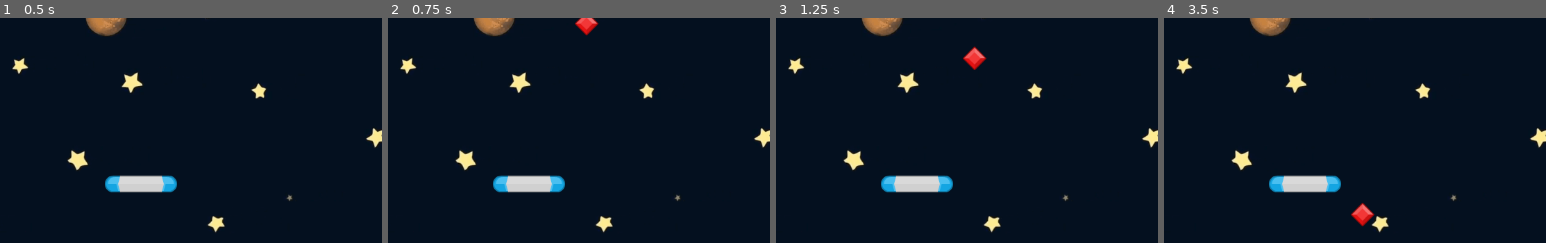
Above: before the commit, frames 1-4 (left to right).
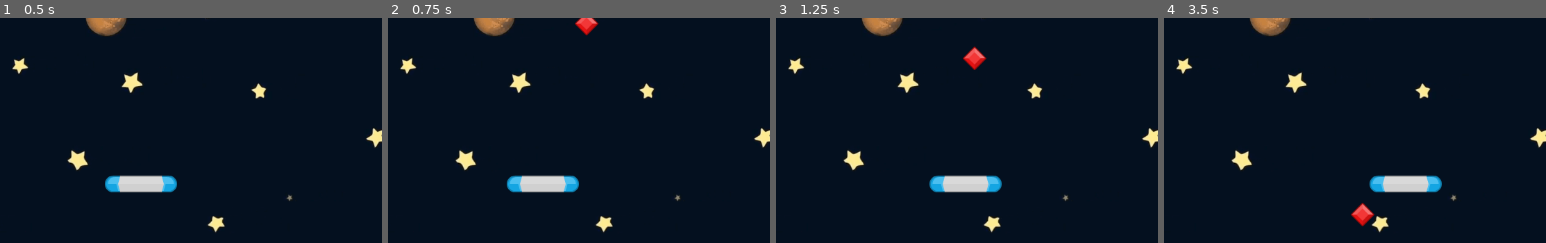
Above: after the commit, the same moments.

Repository: pmatos2000/godot_study
Game: Godot game, scene res://scenes/game.tscn
Two runs of this game, one before a commit and one after it. Both use one fixed random seed, a clock stepped at 60 frames per second and the inputs below.
Inputs:
- Up to frame 1 (0.5 s): no input
- Up to frame 2 (0.75 s): tap Enter at 0.5 s; hold Right (right, bound only after the commit) from 0.53 s (still down)
- Up to frame 3 (1.25 s): keep holding Right (right, bound only after the commit)
- Up to frame 4 (3.5 s): release Right (right, bound only after the commit) at 1.28 s; hold Left (left, bound only after the commit) 1.28-2.03 s; hold Right (right, bound only after the commit) from 2.03 s (still down)
The pictures show only the part of the screen within x 28-78%, y 50-100%; the shares and areas given below are measured in that part.

Frame 1 is identical in both runs. In frame 2, 1.1% of the frame differs, in the area x 27-50%, y 69-78%; in frame 3, 2.4%; in frame 4, 2.9%, in the area x 27-73%, y 69-78%.

Commit message:
Moving the paddle

Diff:
--- a/gem-gatcher/project.godot
+++ b/gem-gatcher/project.godot
@@ -19,6 +19,25 @@
 
 window/stretch/mode="viewport"
 
+[input]
+
+left={
+"deadzone": 0.5,
+"events": [Object(InputEventKey,"resource_local_to_scene":false,"resource_name":"","device":-1,"window_id":0,"alt_pressed":false,"shift_pressed":false,"ctrl_pressed":false,"meta_pressed":false,"pressed":false,"keycode":0,"physical_keycode":4194319,"key_label":0,"unicode":0,"location":0,"echo":false,"script":null)
+, Object(InputEventKey,"resource_local_to_scene":false,"resource_name":"","device":-1,"window_id":0,"alt_pressed":false,"shift_pressed":false,"ctrl_pressed":false,"meta_pressed":false,"pressed":false,"keycode":0,"physical_keycode":65,"key_label":0,"unicode":97,"location":0,"echo":false,"script":null)
+, Object(InputEventJoypadButton,"resource_local_to_scene":false,"resource_name":"","device":-1,"button_index":13,"pressure":0.0,"pressed":true,"script":null)
+, Object(InputEventJoypadMotion,"resource_local_to_scene":false,"resource_name":"","device":-1,"axis":0,"axis_value":-1.0,"script":null)
+]
+}
+right={
+"deadzone": 0.5,
+"events": [Object(InputEventKey,"resource_local_to_scene":false,"resource_name":"","device":-1,"window_id":0,"alt_pressed":false,"shift_pressed":false,"ctrl_pressed":false,"meta_pressed":false,"pressed":false,"keycode":0,"physical_keycode":4194321,"key_label":0,"unicode":0,"location":0,"echo":false,"script":null)
+, Object(InputEventKey,"resource_local_to_scene":false,"resource_name":"","device":-1,"window_id":0,"alt_pressed":false,"shift_pressed":false,"ctrl_pressed":false,"meta_pressed":false,"pressed":false,"keycode":0,"physical_keycode":68,"key_label":0,"unicode":100,"location":0,"echo":false,"script":null)
+, Object(InputEventJoypadButton,"resource_local_to_scene":false,"resource_name":"","device":-1,"button_index":14,"pressure":0.0,"pressed":true,"script":null)
+, Object(InputEventJoypadMotion,"resource_local_to_scene":false,"resource_name":"","device":-1,"axis":0,"axis_value":1.0,"script":null)
+]
+}
+
 [rendering]
 
 renderer/rendering_method="mobile"
--- /dev/null
+++ b/gem-gatcher/scenes/paddle.gd
@@ -0,0 +1,9 @@
+extends Area2D
+
+const speed: float = 100.0
+
+func _process(delta: float) -> void:
+	if Input.is_action_pressed("left"):
+		position.x -= speed * delta
+	elif Input.is_action_pressed("right"):
+		position.x += speed * delta
--- a/gem-gatcher/scenes/paddle.tscn
+++ b/gem-gatcher/scenes/paddle.tscn
@@ -1,12 +1,14 @@
-[gd_scene load_steps=3 format=3 uid="uid://c216d7c2axy2i"]
+[gd_scene load_steps=4 format=3 uid="uid://c216d7c2axy2i"]
 
 [ext_resource type="Texture2D" uid="uid://ba8qlwnqhpftx" path="res://assets/paddleBlu.png" id="1_422of"]
+[ext_resource type="Script" path="res://scenes/paddle.gd" id="1_e6vwr"]
 
 [sub_resource type="CapsuleShape2D" id="CapsuleShape2D_8slb4"]
 radius = 12.0
 height = 104.0
 
 [node name="Paddle" type="Area2D"]
+script = ExtResource("1_e6vwr")
 
 [node name="PaddleBlu" type="Sprite2D" parent="."]
 texture = ExtResource("1_422of")
Not shown, changed: .gitignore
